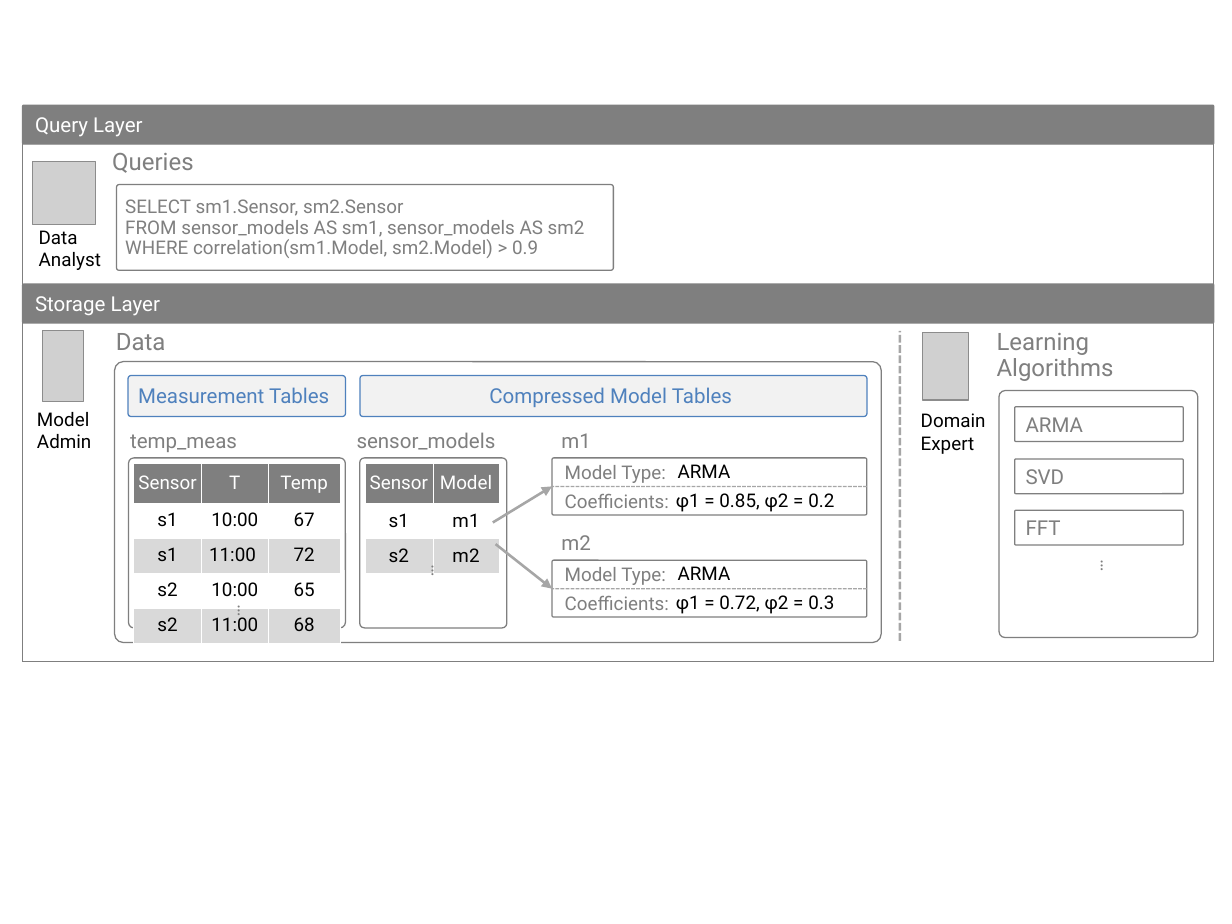
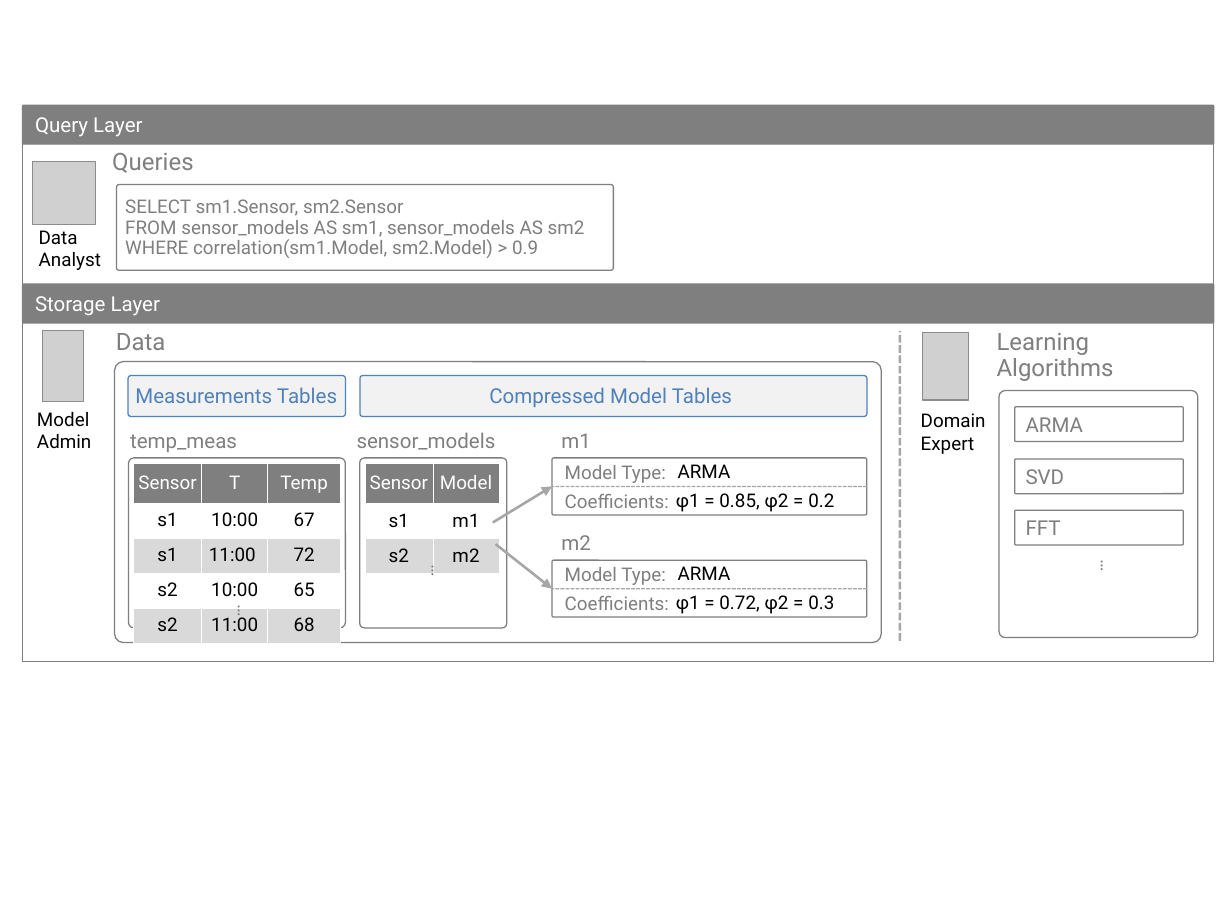
Before and after one commit to yoavfreund/Plato, a slide deck: slide 1 of figures/Figure-Architecture.ppt. Drawn at 1232x924 pixels with LibreOffice and Linux fonts; fonts in the diff are those of the drawing; grey boxes stand for pictures. Boxes give left, top, right and bottom in pixels: in the first picture for what was removed or moved away, otherwise in the second. Text is boxed around its words. In the diff, an @@ line names an element or a change of style, - is before the commit and + after.

```diff
--- a/figures/Figure-Architecture.ppt
+++ b/figures/Figure-Architecture.ppt
@@ text at <box>135,387,337,403</box>: text changed @@
-Measurement Tables
+Measurements Tables
```
Also in this commit, not shown: 3 other files.
